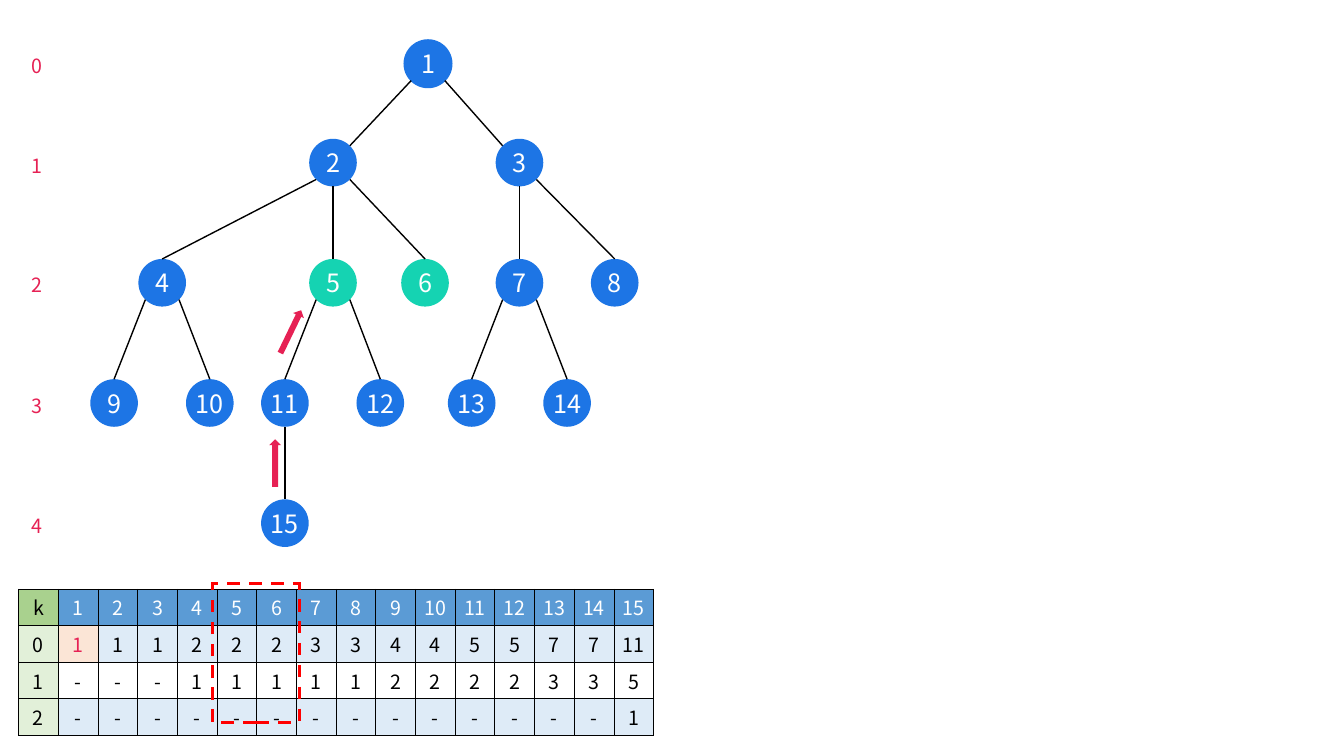
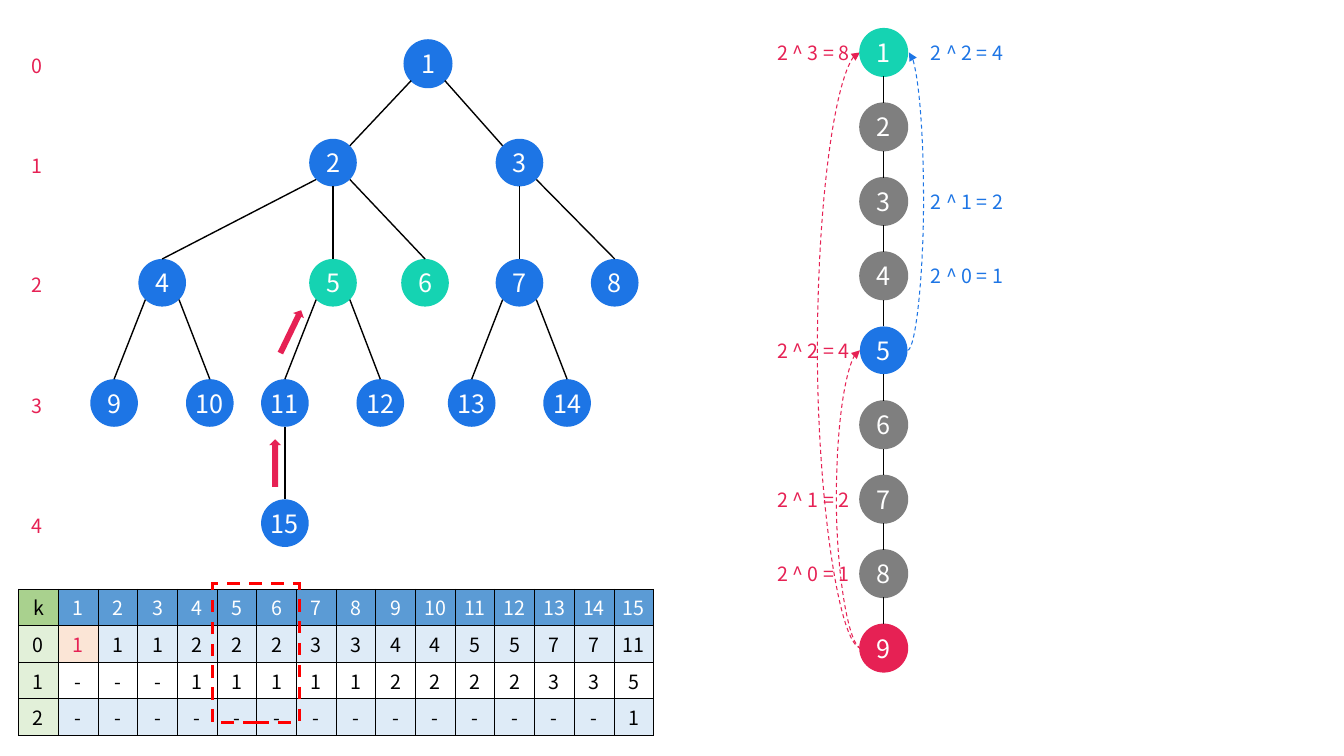
Before and after one commit to siwon-park/Algorithm-DataStructure, a slide deck: slide 10 of 기타/pptx.pptx. Drawn at 1344x756 pixels with LibreOffice and Linux fonts; fonts in the diff are those of the drawing. Boxes give left, top, right and bottom in pixels: in the first picture for what was removed or moved away, otherwise in the second. Text is boxed around its words. In the diff, an @@ line names an element or a change of style, - is before the commit and + after.

```diff
--- a/기타/pptx.pptx
+++ b/기타/pptx.pptx
@@ ellipse added at [860, 28, 907, 76], fill #15D3B2, outline #15D3B2 1 pt, 18 pt, text #FFFFFF @@
+1
@@ text added at [777, 45, 849, 66], 14 pt, text #E62154 @@
+2 ^ 3 = 8
@@ curved arrow added from (862, 648) to (860, 52), #E62154 0.75 pt dashed @@
@@ curved arrow added from (907, 351) to (909, 52), #1D75E5 0.75 pt dashed @@
@@ text added at [931, 45, 1003, 60], 14 pt, text #1D75E5 @@
+2 ^ 2 = 4
@@ line added from (884, 103) to (884, 77), #000000 1 pt @@
@@ ellipse added at [860, 103, 907, 150], fill #7F7F7F, outline #7F7F7F 1 pt, 18 pt, text #FFFFFF @@
+2
@@ ellipse added at [860, 177, 907, 225], fill #7F7F7F, outline #7F7F7F 1 pt, 18 pt, text #FFFFFF @@
+3
@@ line added from (884, 177) to (884, 151), #000000 1 pt @@
@@ text added at [931, 194, 1003, 209], 14 pt, text #1D75E5 @@
+2 ^ 1 = 2
@@ line added from (884, 252) to (884, 225), #000000 1 pt @@
@@ ellipse added at [860, 252, 907, 299], fill #7F7F7F, outline #7F7F7F 1 pt, 18 pt, text #FFFFFF @@
+4
@@ text added at [931, 268, 1003, 284], 14 pt, text #1D75E5 @@
+2 ^ 0 = 1
@@ line added from (884, 327) to (884, 299), #000000 1 pt @@
@@ ellipse added at [860, 327, 907, 374], fill #1D75E5, 18 pt, text #FFFFFF @@
+5
@@ text added at [777, 337, 849, 360], 14 pt, text #E62154 @@
+2 ^ 2 = 4
@@ curved arrow added from (862, 648) to (860, 351), #E62154 0.75 pt dashed @@
@@ line added from (884, 401) to (884, 374), #000000 1 pt @@
@@ ellipse added at [860, 401, 907, 449], fill #7F7F7F, outline #7F7F7F 1 pt, 18 pt, text #FFFFFF @@
+6
@@ line added from (884, 476) to (884, 449), #000000 1 pt @@
@@ ellipse added at [860, 476, 907, 523], fill #7F7F7F, outline #7F7F7F 1 pt, 18 pt, text #FFFFFF @@
+7
@@ text added at [777, 492, 849, 507], 14 pt, text #E62154 @@
+2 ^ 1 = 2
@@ line added from (884, 551) to (884, 523), #000000 1 pt @@
@@ text added at [777, 562, 849, 587], 14 pt, text #E62154 @@
+2 ^ 0 = 1
@@ ellipse added at [860, 551, 907, 598], fill #7F7F7F, outline #7F7F7F 1 pt, 18 pt, text #FFFFFF @@
+8
@@ line added from (884, 624) to (884, 598), #000000 1 pt @@
@@ ellipse added at [860, 624, 907, 671], fill #E62154, outline #E62154 1 pt, 18 pt, text #FFFFFF @@
+9
```
Also in this commit, not shown: 1 other file.
